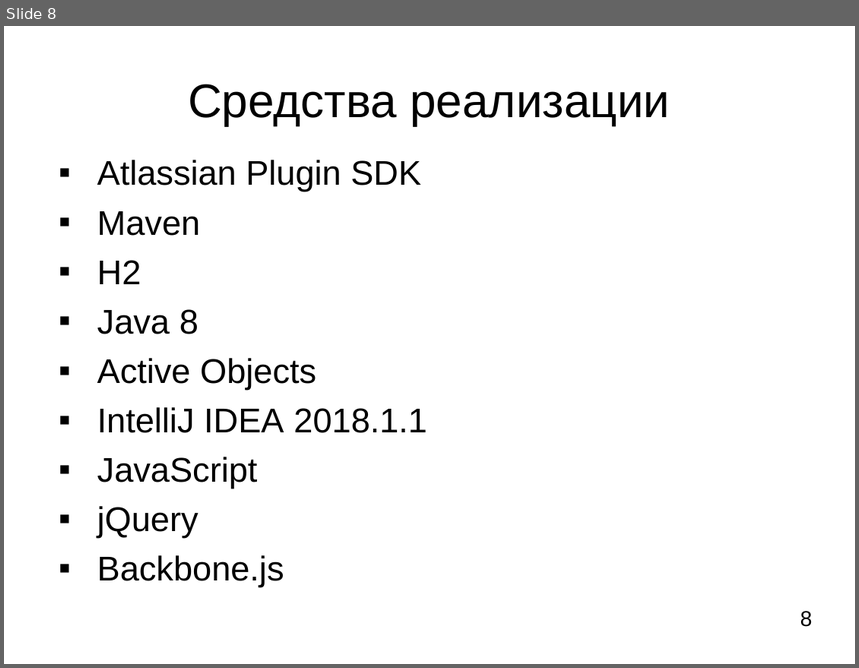
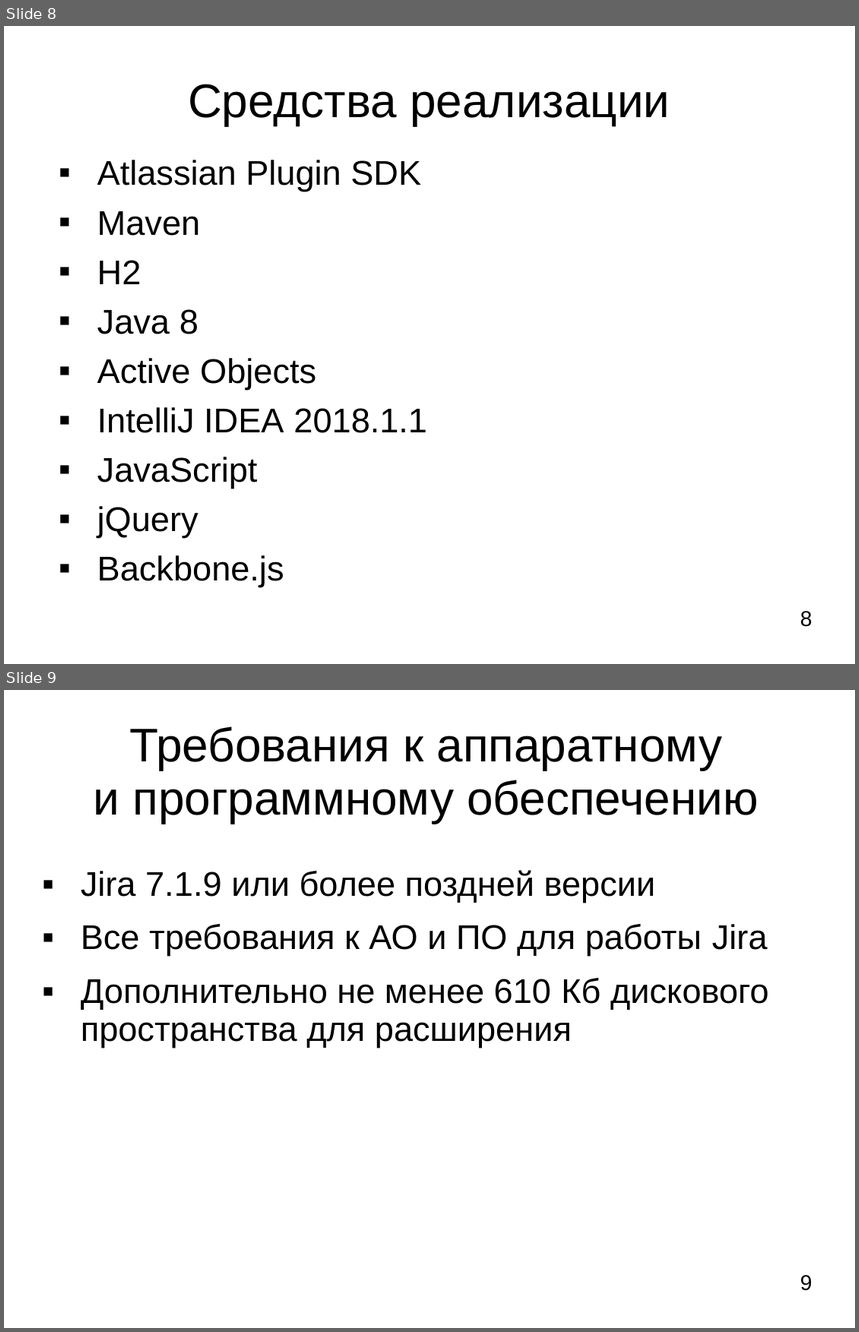
Before and after one commit to LilyTs/Diplom, a slide deck: Цаплина_(Дипломная).ppt. Shown one above the other, each under a label of ours: slide 8 before the commit, slides 8 and 9 after it. The pictures are 859x668 and 859x1332 pixels, drawn with LibreOffice and Linux fonts; fonts in the diff are those of the drawing. Boxes give left, top, right and bottom in pixels: in the first picture for what was removed or moved away, otherwise in the second. Text is boxed around its words. In the diff, an @@ line names an element or a change of style, - is before the commit and + after.

```diff
--- a/Цаплина_(Дипломная).ppt
+++ b/Цаплина_(Дипломная).ppt
@@ slide 9 added at bbox=[4, 690, 855, 1328], background #FFFFFF @@
@@ title added at bbox=[94, 726, 758, 823], 44 pt, text #000000 @@
+Требования к аппаратному и программному обеспечению
@@ text added at bbox=[81, 870, 769, 1048], 32 pt, text #000000 @@
+▪ Jira 7.1.9 или более поздней версии
+▪ Все требования к АО и ПО для работы Jira
+▪ Дополнительно не менее 610 Кб дискового пространства для расширения
@@ page number added at bbox=[800, 1275, 813, 1291], 20 pt, text #000000 @@
+9
```
Also in this commit, not shown: 1 slide changed, 3 slides removed, 1 other file.
